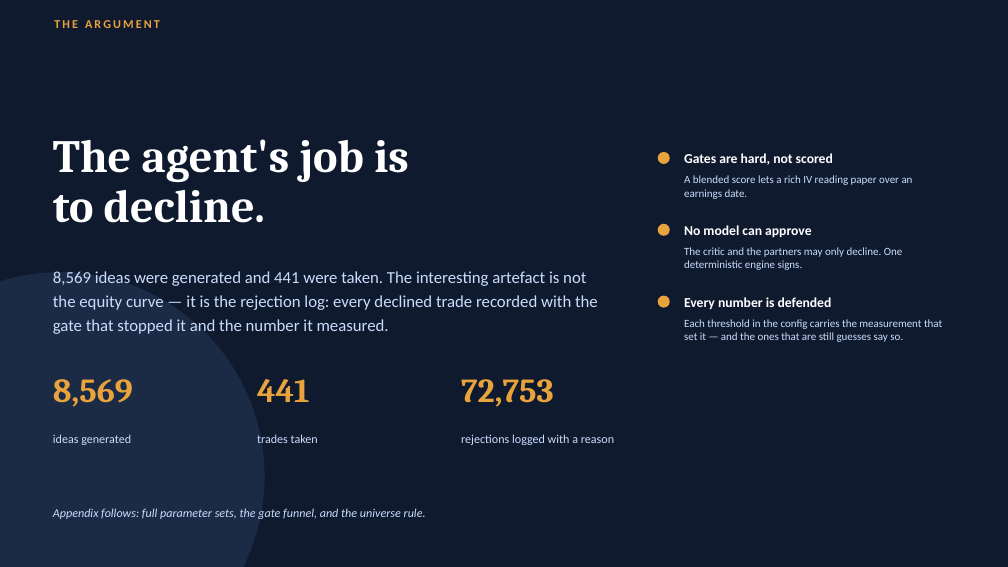
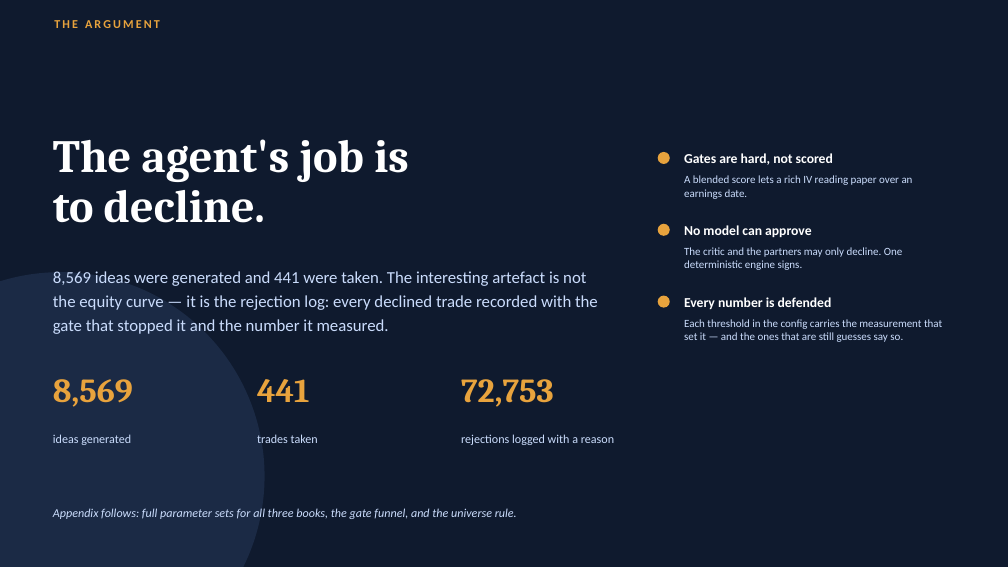
Before and after one commit to hivan04/alpaca-hackathon, a slide deck: slide 15 of docs/options-agent-strategy.pptx (slide 12 before the commit). Drawn at 1008x567 pixels with LibreOffice and Linux fonts; fonts in the diff are those of the drawing. Boxes give left, top, right and bottom in pixels: in the first picture for what was removed or moved away, otherwise in the second. Text is boxed around its words. In the diff, an @@ line names an element or a change of style, - is before the commit and + after.

```diff
--- a/docs/options-agent-strategy.pptx
+++ b/docs/options-agent-strategy.pptx
@@ text at bbox=[53, 508, 517, 519]: text changed @@
-Appendix follows: full parameter sets, the gate funnel, and the universe rule.
+Appendix follows: full parameter sets for all three books, the gate funnel, and the universe rule.
```
Also in this commit, not shown: 5 other slides changed, 4 slides added, 18 other files.
